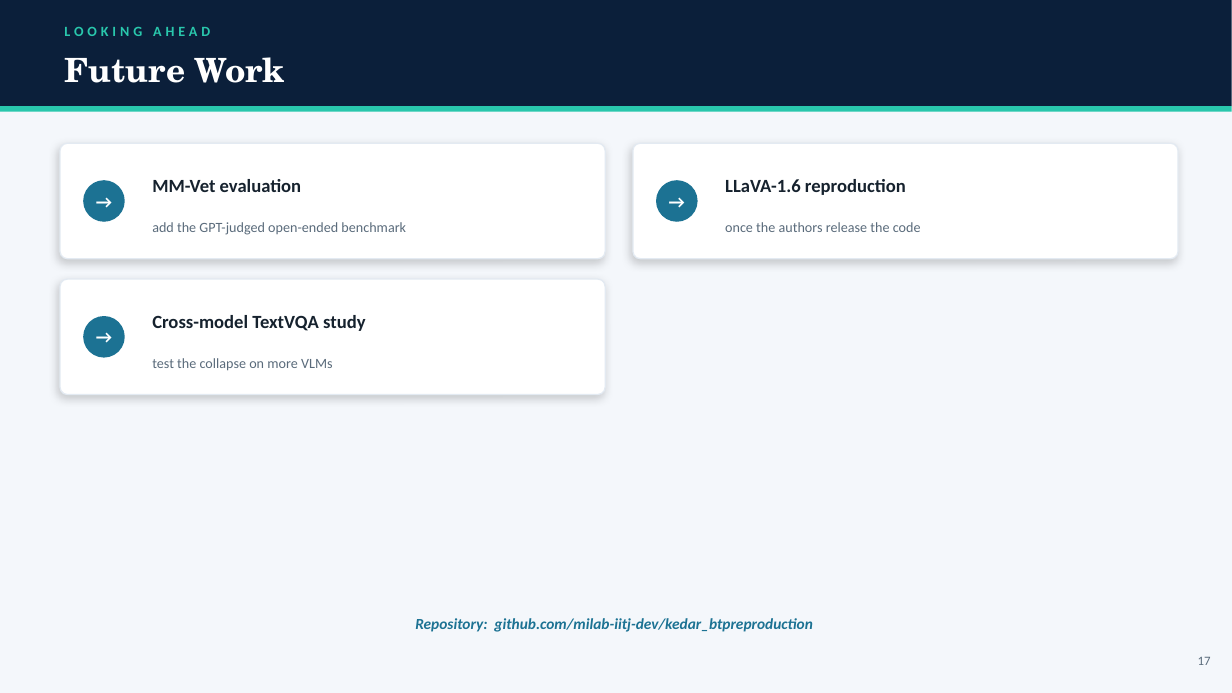
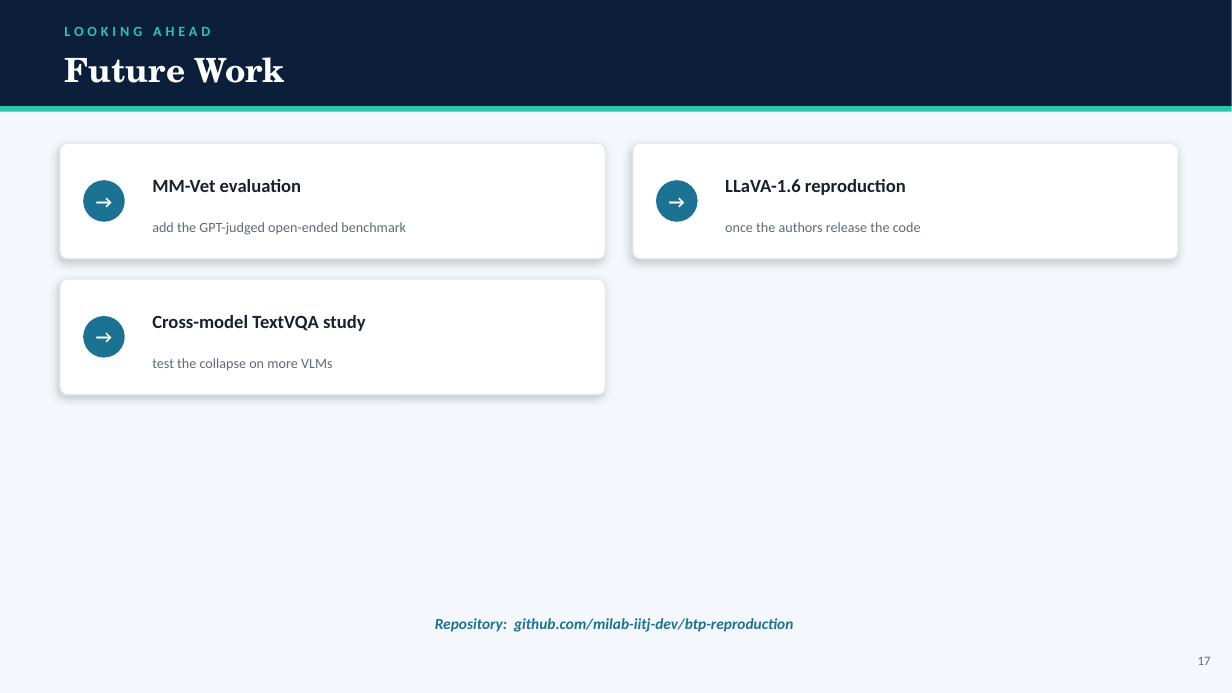
Before and after one commit to milab-iitj-dev/btp-reproduction, a slide deck: slide 19 of BTP-Reproduction/BTP_Reproduction_Deck.pptx. Drawn at 1232x693 pixels with LibreOffice and Linux fonts; fonts in the diff are those of the drawing. Boxes give left, top, right and bottom in pixels: in the first picture for what was removed or moved away, otherwise in the second. Text is boxed around its words. In the diff, an @@ line names an element or a change of style, - is before the commit and + after.

Commit message:
Update repo name reference in deck

```diff
--- a/BTP-Reproduction/BTP_Reproduction_Deck.pptx
+++ b/BTP-Reproduction/BTP_Reproduction_Deck.pptx
@@ text at bbox=[435, 618, 793, 632]: text changed @@
-Repository: github.com/milab-iitj-dev/kedar_btpreproduction
+Repository: github.com/milab-iitj-dev/btp-reproduction
```
